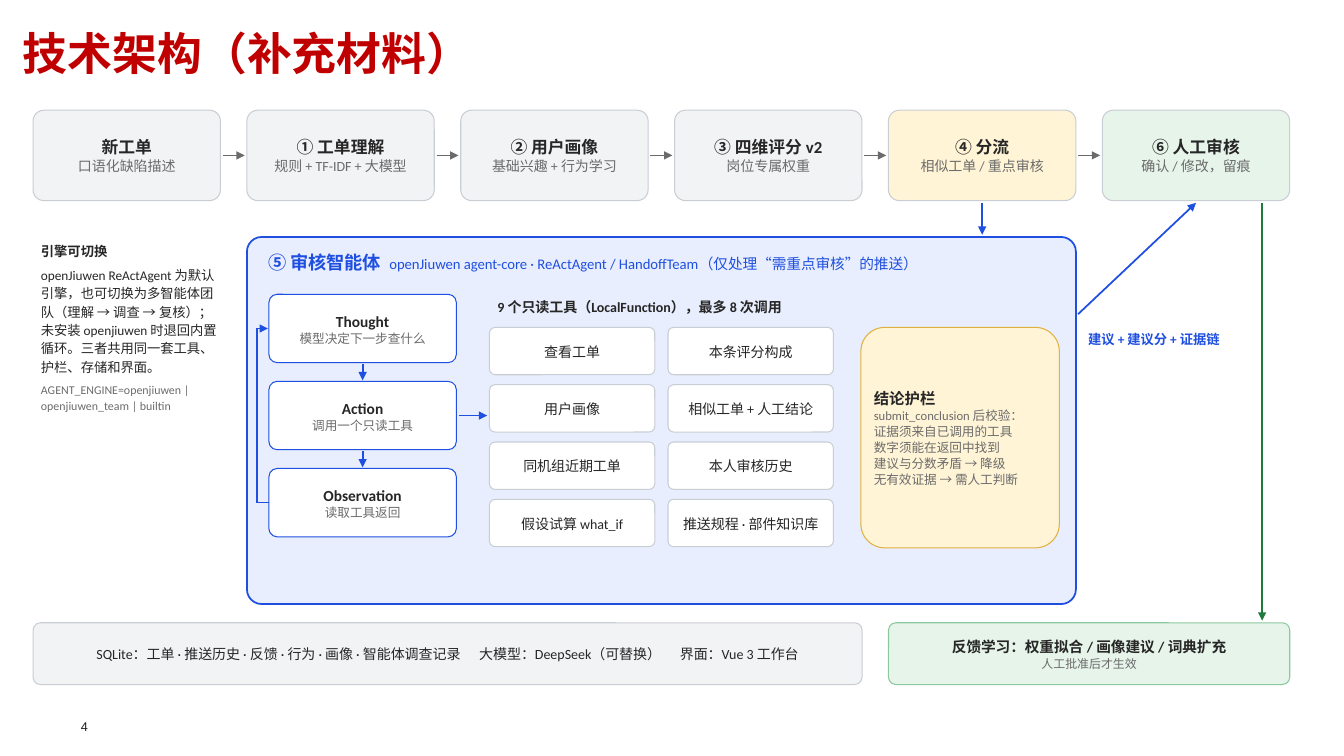
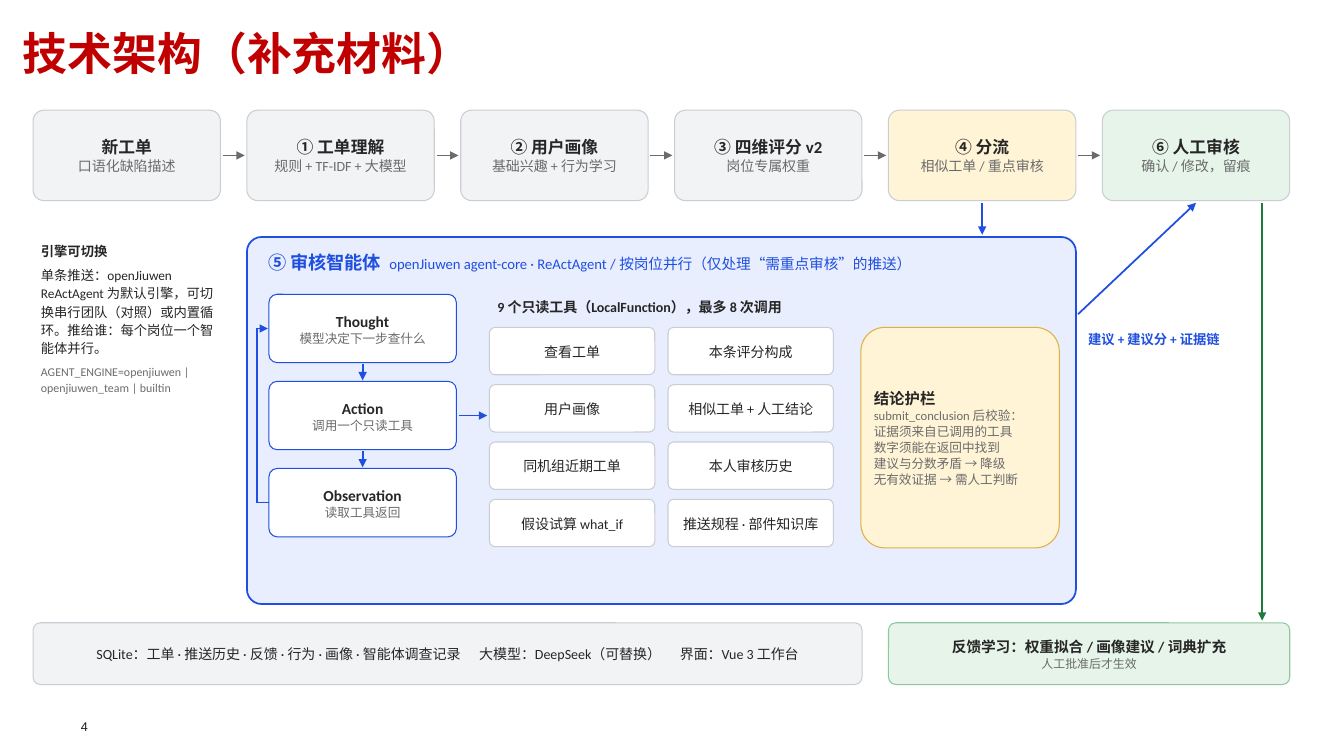
Before and after one commit to Hugo-Tian/powerplant-review-agent, a slide deck: slide 4 of docs/competition/openJiuwen创意PPT_电厂工单推送审核智能体.pptx. Drawn at 1344x756 pixels with LibreOffice and Linux fonts; fonts in the diff are those of the drawing; background and template pictures are left out. Boxes give left, top, right and bottom in pixels: in the first picture for what was removed or moved away, otherwise in the second. Text is boxed around its words. In the diff, an @@ line names an element or a change of style, - is before the commit and + after.

```diff
--- a/docs/competition/openJiuwen创意PPT_电厂工单推送审核智能体.pptx
+++ b/docs/competition/openJiuwen创意PPT_电厂工单推送审核智能体.pptx
@@ text at [41,269,214,354]: text changed @@
-openJiuwen ReActAgent 为默认引擎，也可切换为多智能体团队（理解 → 调查 → 复核）；未安装 openjiuwen 时退回内置循环。三者共用同一套工具、护栏、存储和界面。
+单条推送：openJiuwen ReActAgent 为默认引擎，可切换串行团队（对照）或内置循环。推给谁：每个岗位一个智能体并行。
@@ text at [268,253,911,272]: text changed @@
-⑤ 审核智能体 openJiuwen agent-core · ReActAgent / HandoffTeam（仅处理“需重点审核”的推送）
+⑤ 审核智能体 openJiuwen agent-core · ReActAgent / 按岗位并行（仅处理“需重点审核”的推送）
```
Also in this commit, not shown: 2 other slides changed, 15 other files.
